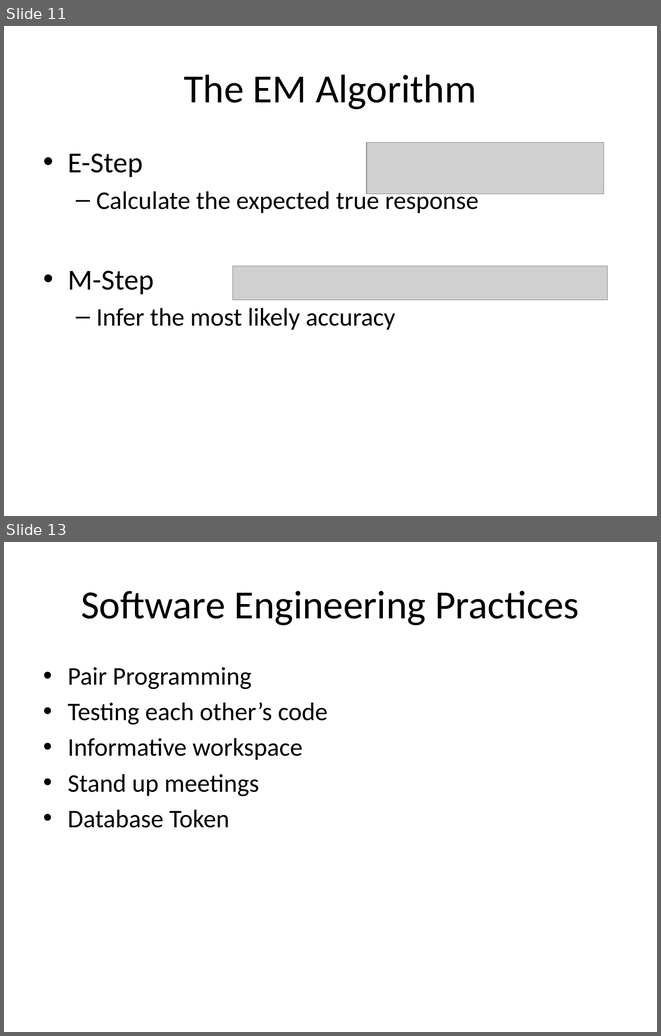
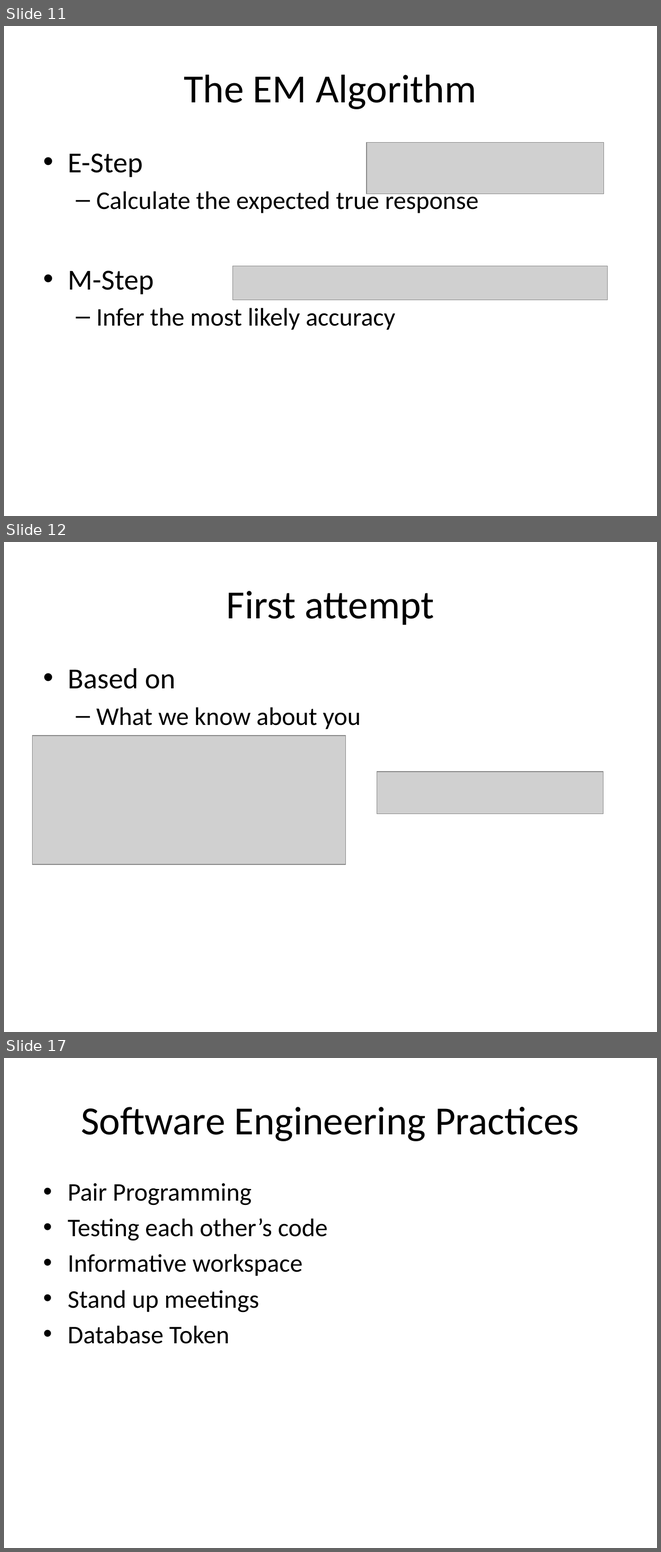
Before and after one commit to giovannic/crowdtrust, a slide deck: presentation/giosCrowdTrust .pptx. Shown one above the other, each under a label of ours: slides 11 and 13 before the commit, slides 11, 12 and 17 after it; the slides between them are not shown. The pictures are 661x1036 and 661x1552 pixels, drawn with LibreOffice and Linux fonts; fonts in the diff are those of the drawing; grey boxes stand for pictures; background and template pictures are left out. Boxes give left, top, right and bottom in pixels: in the first picture for what was removed or moved away, otherwise in the second. Text is boxed around its words. In the diff, an @@ line names an element or a change of style, - is before the commit and + after.

```diff
--- a/presentation/giosCrowdTrust .pptx
+++ b/presentation/giosCrowdTrust .pptx
@@ slide 12 added at [4, 542, 657, 1032], background picture (left out) @@
@@ title added at [227, 591, 434, 625], 44 pt, text #000000 @@
+First attempt
@@ text added at [68, 668, 361, 729], 28 pt, text #000000 @@
+• Based on
+  – What we know about you
@@ picture added at [32, 735, 345, 864] @@
@@ picture added at [377, 771, 603, 813] @@
@@ what was slide 13 is now slide 17 @@
```
Also in this commit, not shown: 2 slides changed, 4 other slides added, 1 slide removed, 22 other files.
